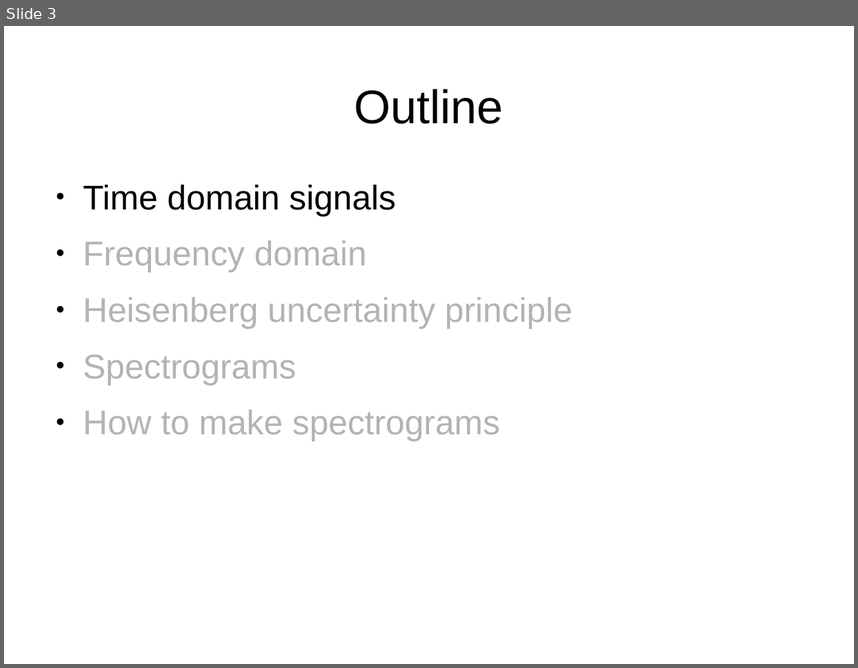
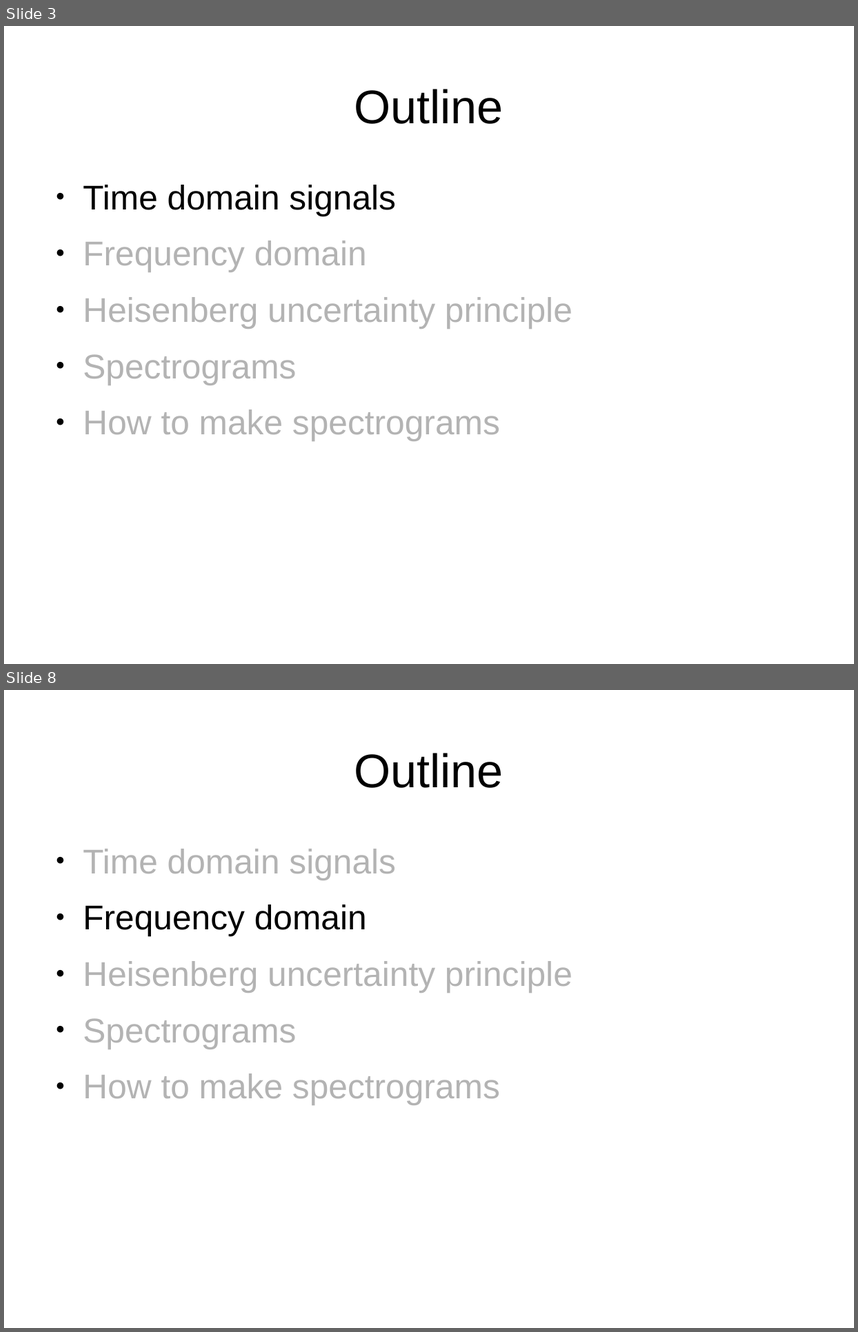
Before and after one commit to weegreenblobbie/sd_audio_hackers, a slide deck: spectrograms_explained/presentation_spectrograms_explained.odp. Shown one above the other, each under a label of ours: slide 3 before the commit, slides 3 and 8 after it; the slides between them are not shown. The pictures are 858x668 and 858x1332 pixels, drawn with LibreOffice and Linux fonts; fonts in the diff are those of the drawing. Boxes give left, top, right and bottom in pixels: in the first picture for what was removed or moved away, otherwise in the second. Text is boxed around its words. In the diff, an @@ line names an element or a change of style, - is before the commit and + after.

```diff
--- a/spectrograms_explained/presentation_spectrograms_explained.odp
+++ b/spectrograms_explained/presentation_spectrograms_explained.odp
@@ slide 8 added at (x1=4, y1=690, x2=854, y2=1328), background #FFFFFF @@
@@ title added at (x1=355, y1=753, x2=504, y2=788), 44 pt, text #000000 @@
+Outline
@@ text added at (x1=83, y1=849, x2=573, y2=1105), 32 pt, text #B3B3B3 @@
+● Time domain signals
+● Frequency domain
+● Heisenberg uncertainty principle
+● Spectrograms
+● How to make spectrograms
```
Also in this commit, not shown: 1 slide changed, 6 other slides added.
